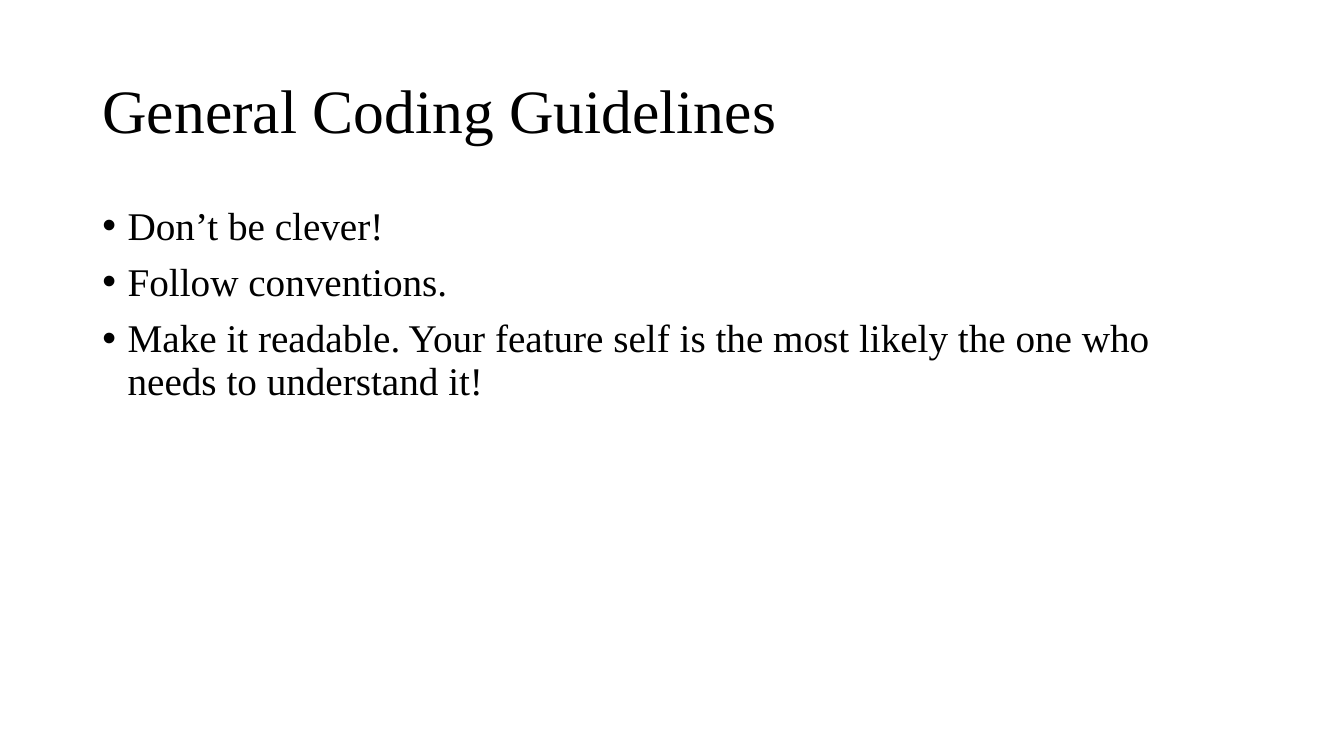
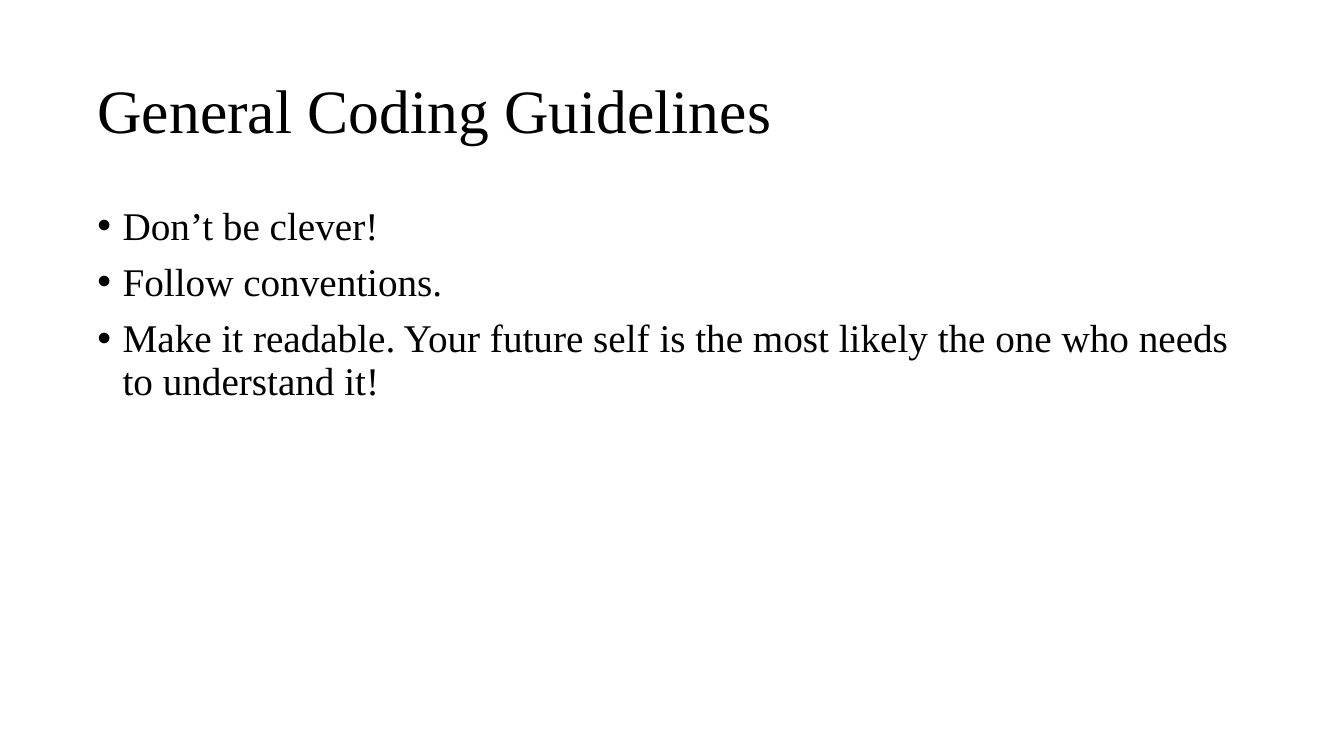
Before and after one commit to Amirosimani/Machine_Learning_Pratt, a slide deck: slide 10 of course slides/week_01.pptx. Drawn at 1344x756 pixels with LibreOffice and Linux fonts; fonts in the diff are those of the drawing. Boxes give left, top, right and bottom in pixels: in the first picture for what was removed or moved away, otherwise in the second. Text is boxed around its words. In the diff, an @@ line names an element or a change of style, - is before the commit and + after.

```diff
--- a/course slides/week_01.pptx
+++ b/course slides/week_01.pptx
@@ title "General Coding Guidelines": place and size @@
-title "General Coding Guidelines" at bbox=[102, 90, 776, 144]
+title "General Coding Guidelines" at bbox=[97, 90, 771, 144]
@@ text at bbox=[123, 324, 1228, 396]: text changed @@
-• Make it readable. Your feature self is the most likely the one who needs to understand it!
+• Make it readable. Your future self is the most likely the one who needs to understand it!
```
Also in this commit, not shown: 8 other slides changed, 2 other files.
